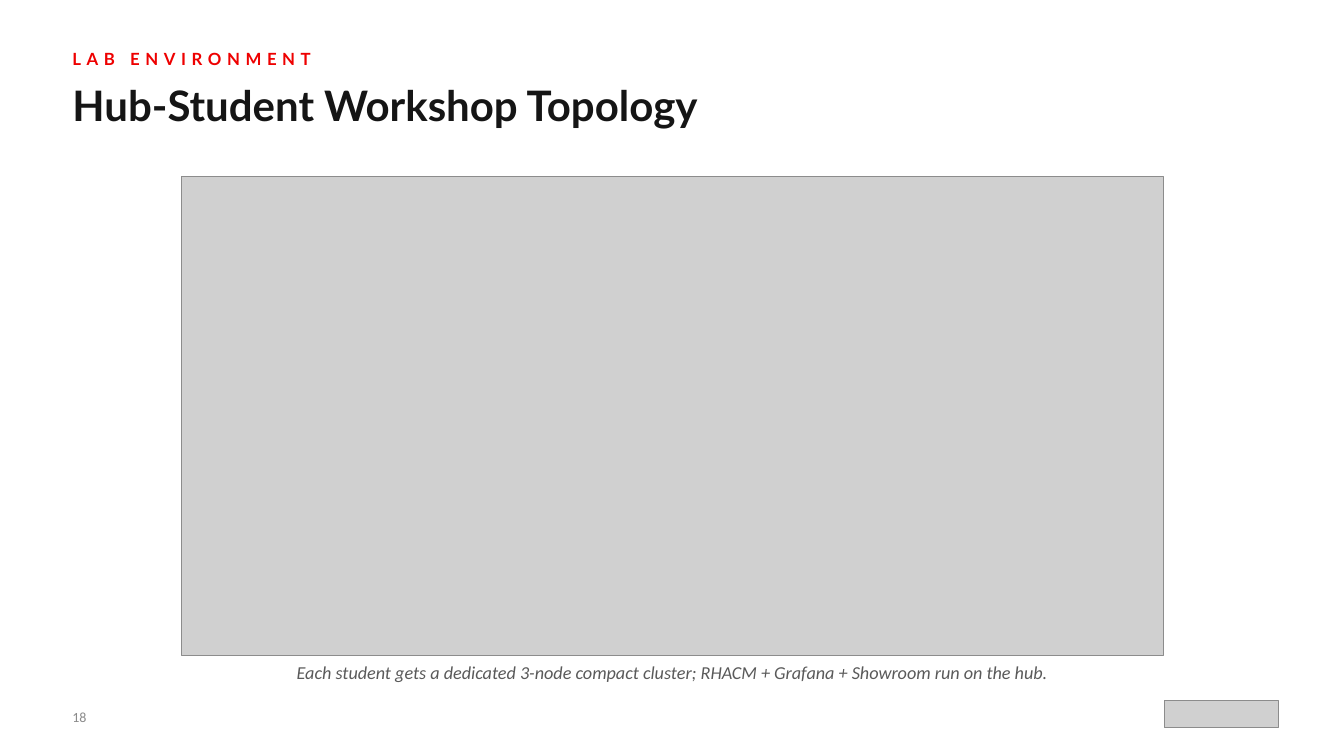
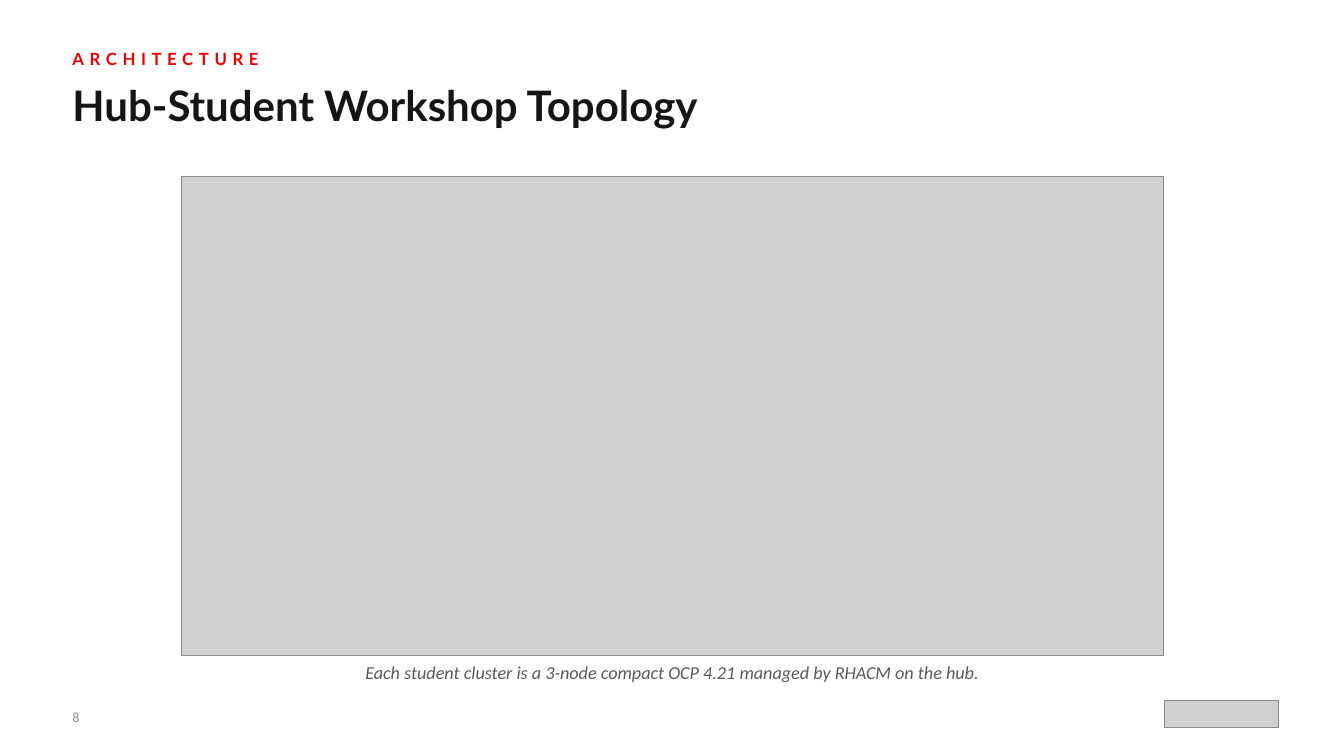
Before and after one commit to tosin2013/capacity-planning-lab-guide, a slide deck: slide 8 of presentation/capacity-planning-workshop-r01.0.pptx (slide 18 before the commit). Drawn at 1344x756 pixels with LibreOffice and Linux fonts; fonts in the diff are those of the drawing; grey boxes stand for pictures. Boxes give left, top, right and bottom in pixels: in the first picture for what was removed or moved away, otherwise in the second. Text is boxed around its words. In the diff, an @@ line names an element or a change of style, - is before the commit and + after.

Commit message:
Rebuild workshop presentation deck with new diagrams and align RHACM version
Replace the prior presentation with a 27-slide programmatic deck covering
business problem, architecture, all 9 modules, outcomes, and 90-day action
plan. Add 4 new diagrams (hub-student architecture, observability data flow,
workshop journey, maturity model). Align README RHACM version to 2.16+ to
match the deployment config and lab guide.

```diff
--- a/presentation/capacity-planning-workshop-r01.0.pptx
+++ b/presentation/capacity-planning-workshop-r01.0.pptx
@@ text at bbox=[72, 52, 258, 65]: text changed @@
-LAB ENVIRONMENT
+ARCHITECTURE
@@ text at bbox=[365, 666, 979, 682]: text changed @@
-Each student gets a dedicated 3-node compact cluster; RHACM + Grafana + Showroom run on the hub.
+Each student cluster is a 3-node compact OCP 4.21 managed by RHACM on the hub.
@@ text at bbox=[72, 712, 79, 722]: text changed @@
-18
+8
```
Also in this commit, not shown: 15 other slides changed, 11 slides added, 7 slides removed, 20 other files.
